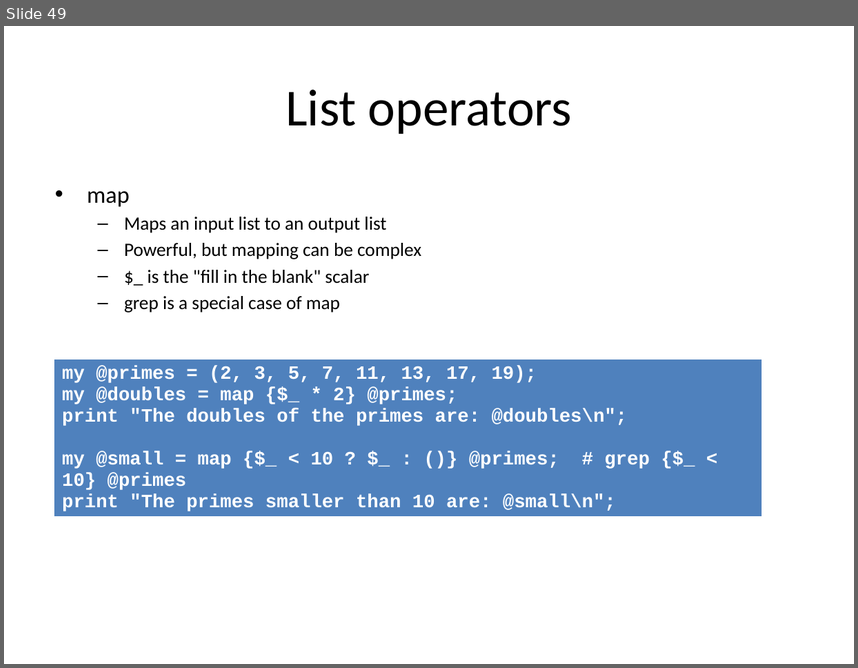
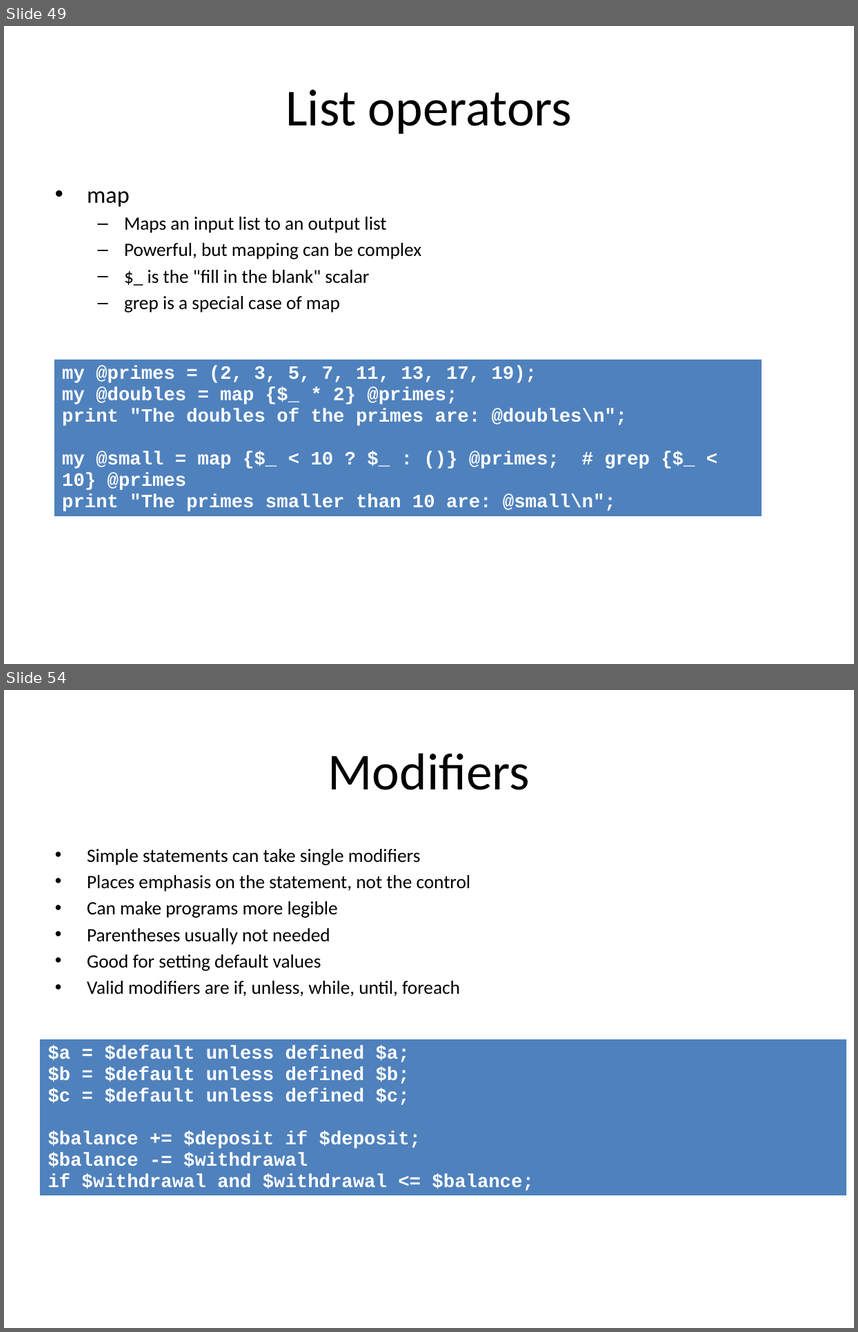
Before and after one commit to redmage123/perl-programming-introduction, a slide deck: docs/Introduction to Perl.pptx. Shown one above the other, each under a label of ours: slide 49 before the commit, slides 49 and 54 after it; the slides between them are not shown. The pictures are 858x668 and 858x1332 pixels, drawn with LibreOffice and Linux fonts; fonts in the diff are those of the drawing. Boxes give left, top, right and bottom in pixels: in the first picture for what was removed or moved away, otherwise in the second. Text is boxed around its words. In the diff, an @@ line names an element or a change of style, - is before the commit and + after.

```diff
--- a/docs/Introduction to Perl.pptx
+++ b/docs/Introduction to Perl.pptx
@@ slide 54 added at (4, 690, 854, 1328), background #FFFFFF @@
@@ title added at (328, 753, 530, 790), 44 pt, text #000000 @@
+Modifiers
@@ text added at (87, 849, 471, 996), 16 pt, text #000000 @@
+• Simple statements can take single modifiers
+• Places emphasis on the statement, not the control
+• Can make programs more legible
+• Parentheses usually not needed
+• Good for setting default values
+• Valid modifiers are if, unless, while, until, foreach
@@ table added at (40, 1038, 847, 1206), 1 rows, 1 columns @@
+$a = $default unless defined $a; / $b = $default unless defined $b; / $c = $default unless defined $c; / $balance += $deposit if $deposit; / $balance -= $withdrawal / if $withdrawal and $withdrawal <= $balance;
```
Also in this commit, not shown: 28 other slides added, 1 other file.
